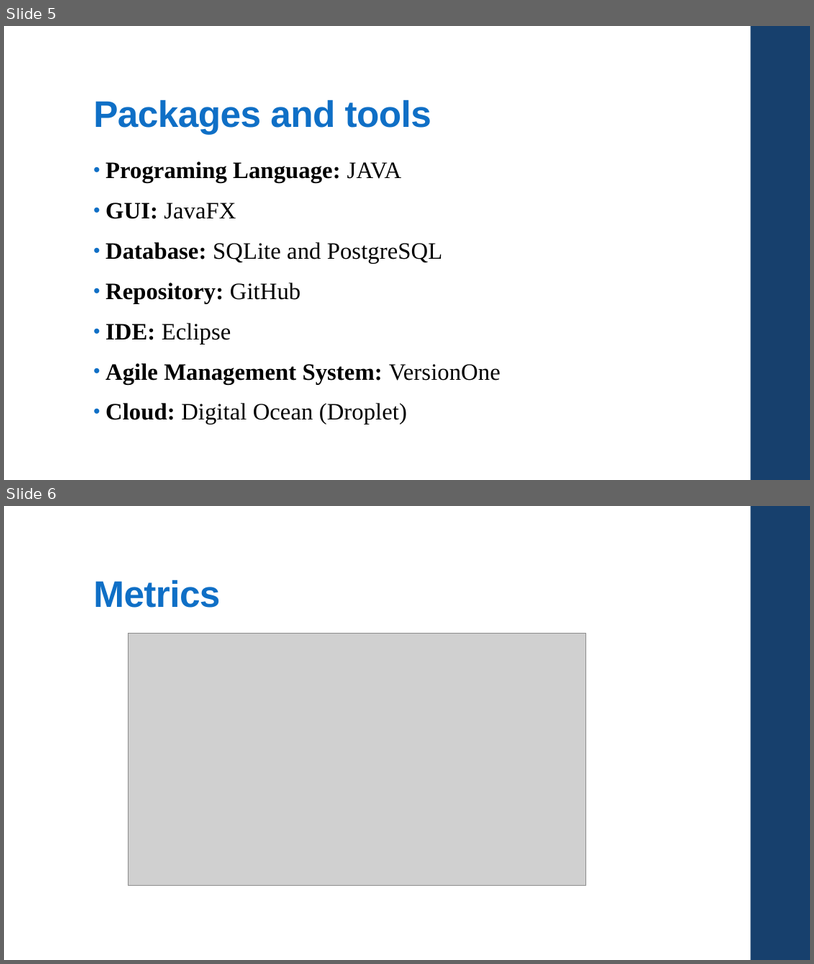
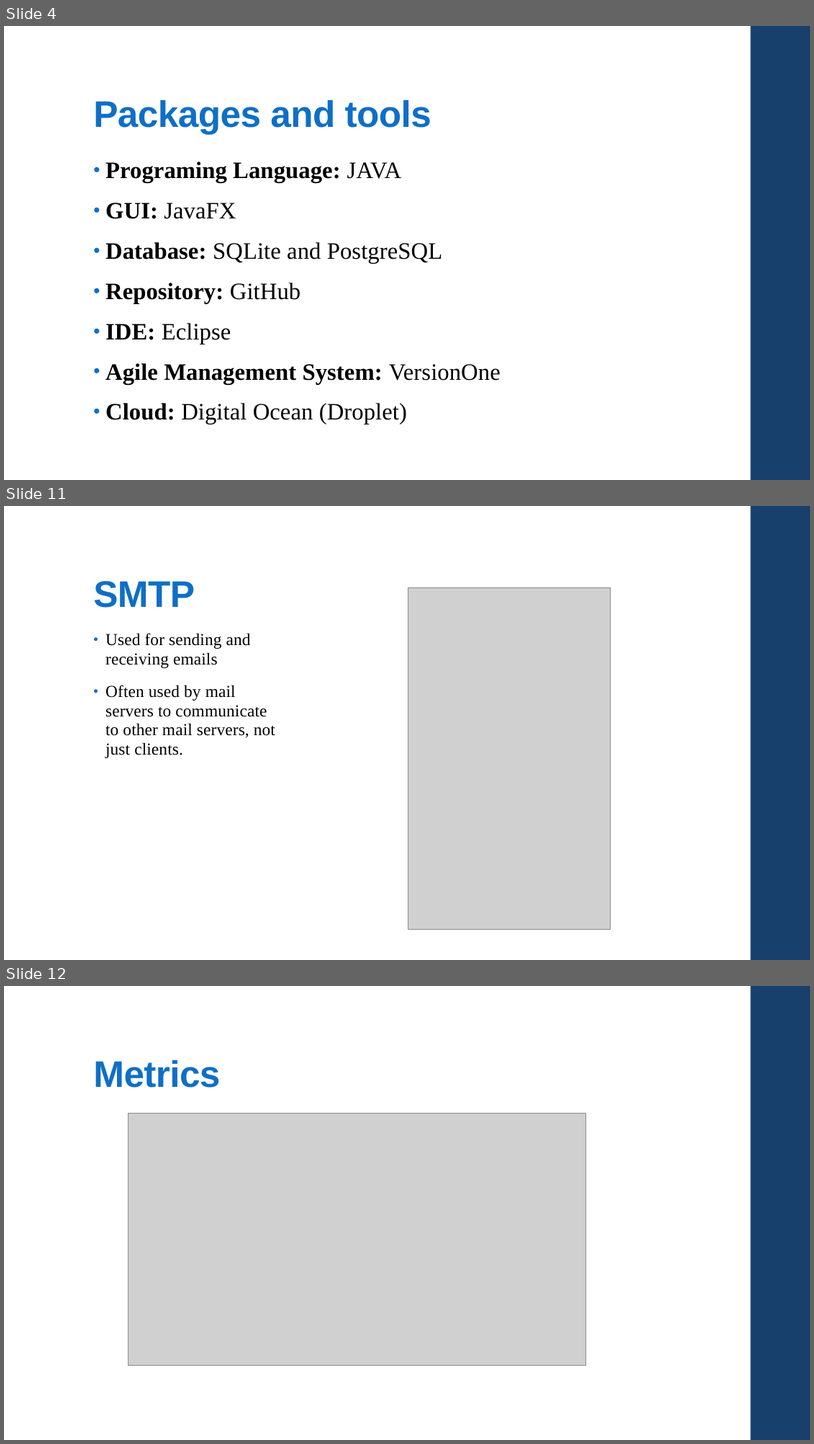
Before and after one commit to csc4350adept/csc4350, a slide deck: Documentation/Pres.pptx. Shown one above the other, each under a label of ours: slides 5 and 6 before the commit, slides 4, 11 and 12 after it; the slides between them are not shown. The pictures are 814x964 and 814x1444 pixels, drawn with LibreOffice and Linux fonts; fonts in the diff are those of the drawing; grey boxes stand for pictures. Boxes give left, top, right and bottom in pixels: in the first picture for what was removed or moved away, otherwise in the second. Text is boxed around its words. In the diff, an @@ line names an element or a change of style, - is before the commit and + after.

```diff
--- a/Documentation/Pres.pptx
+++ b/Documentation/Pres.pptx
@@ slide 11 added at <box>4,506,810,960</box>, background #FFFFFF; not listed: 1 template element that a slide beside it also shows @@
@@ title added at <box>93,581,195,608</box>, 44 pt, text #0F6FC6, bold @@
+SMTP
@@ picture added at <box>408,587,610,929</box> @@
@@ text added at <box>106,633,275,758</box>, 20 pt, text #000000 @@
+• Used for sending and receiving emails
+• Often used by mail servers to communicate to other mail servers, not just clients.
@@ what was slide 5 is now slide 4 @@
@@ what was slide 6 is now slide 12 @@
```
Also in this commit, not shown: 2 slides changed, 7 other slides added, 4 slides removed, 5 other files.
